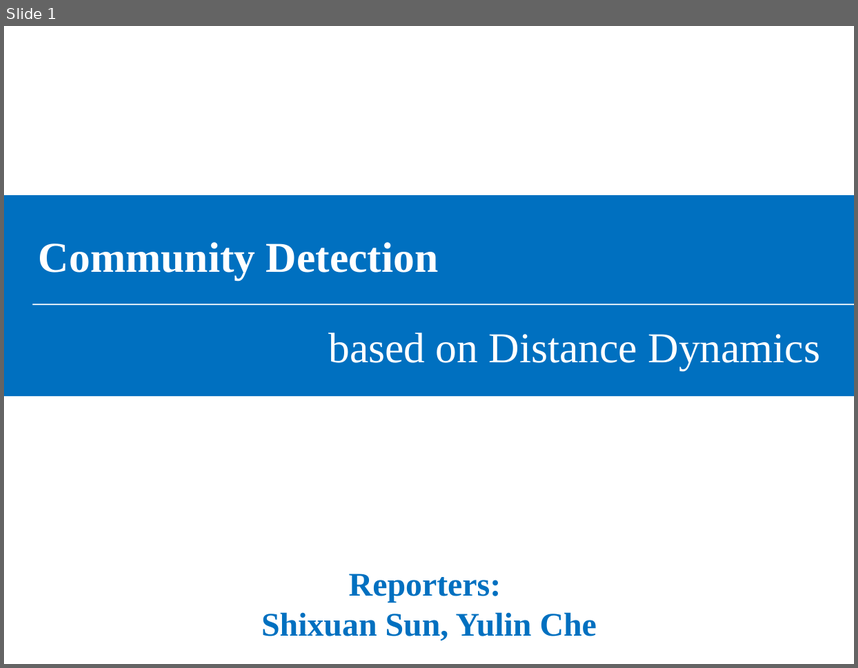
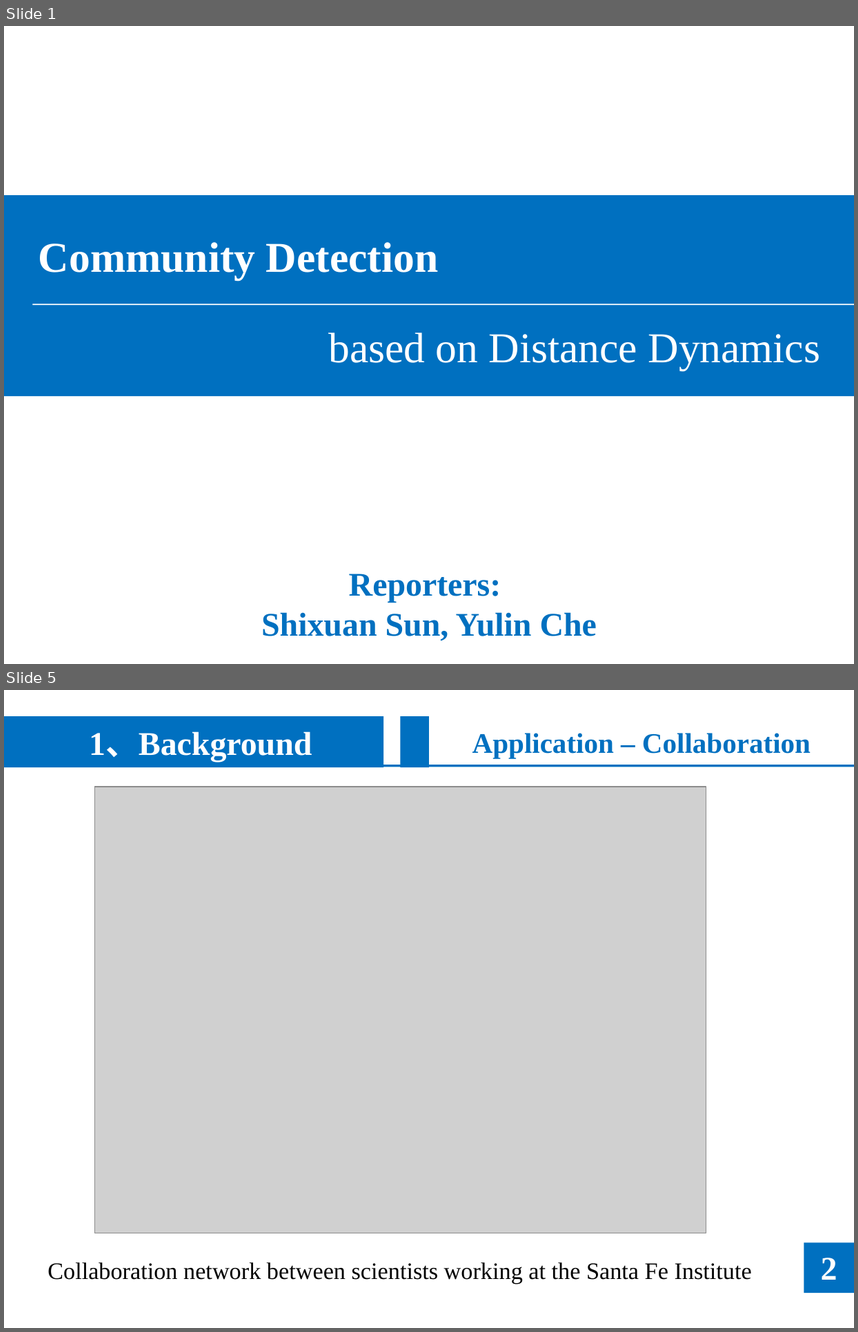
Before and after one commit to noyousjtu/Community-Detection, a slide deck: presentation/Community Detection.ppt. Shown one above the other, each under a label of ours: slide 1 before the commit, slides 1 and 5 after it; the slides between them are not shown. The pictures are 858x668 and 858x1332 pixels, drawn with LibreOffice and Linux fonts; fonts in the diff are those of the drawing; grey boxes stand for pictures. Boxes give left, top, right and bottom in pixels: in the first picture for what was removed or moved away, otherwise in the second. Text is boxed around its words. In the diff, an @@ line names an element or a change of style, - is before the commit and + after.

```diff
--- a/presentation/Community Detection.ppt
+++ b/presentation/Community Detection.ppt
@@ slide 5 added at <box>4,690,854,1328</box>, background #FFFFFF at 73% opacity @@
@@ rectangle added at <box>4,716,384,767</box>, fill #0070C0, 28 pt, text #FFFFFF, bold @@
+1、Background
@@ rectangle added at <box>400,716,429,767</box>, fill #0070C0 @@
@@ text added at <box>473,733,811,758</box>, 24 pt, text #0070C0, bold @@
+Application – Collaboration
@@ line added from (4, 766) to (854, 766), #0070C0 2.01 pt @@
@@ picture added at <box>95,787,706,1233</box> @@
@@ rectangle added at <box>804,1243,854,1292</box>, fill #0070C0 @@
@@ text added at <box>47,1262,752,1283</box>, 20 pt, text #000000 @@
+Collaboration network between scientists working at the Santa Fe Institute
@@ text added at <box>821,1257,838,1279</box>, 28 pt, text #FFFFFF, bold @@
+2
```
Also in this commit, not shown: 10 slides changed, 8 other slides added, 2 slides removed, 1 other file.
